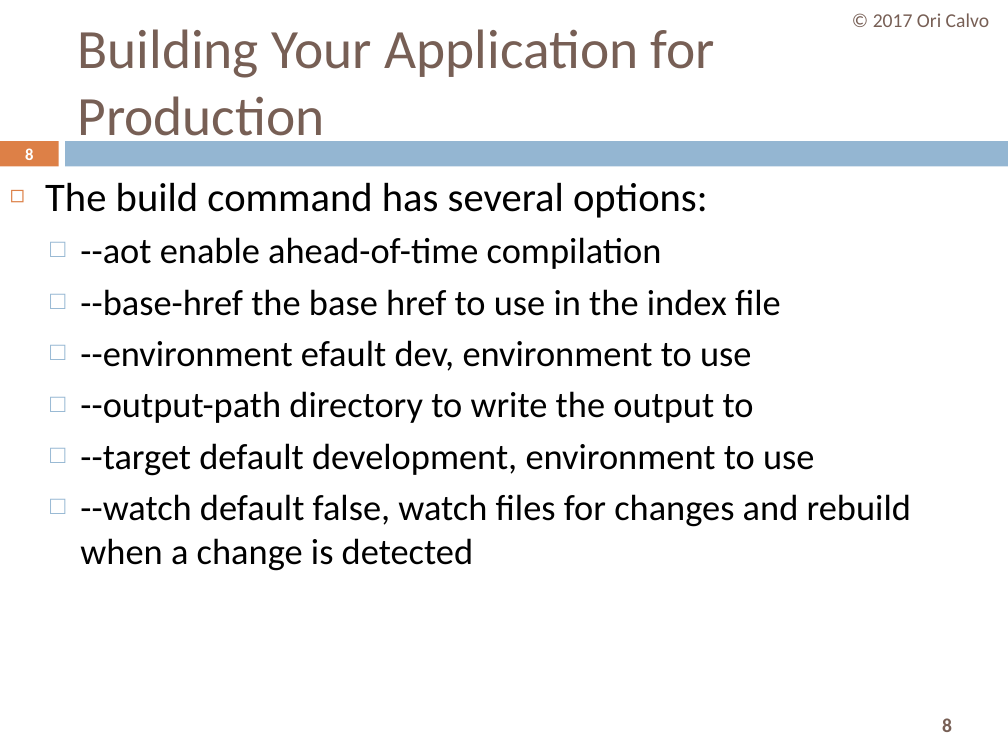
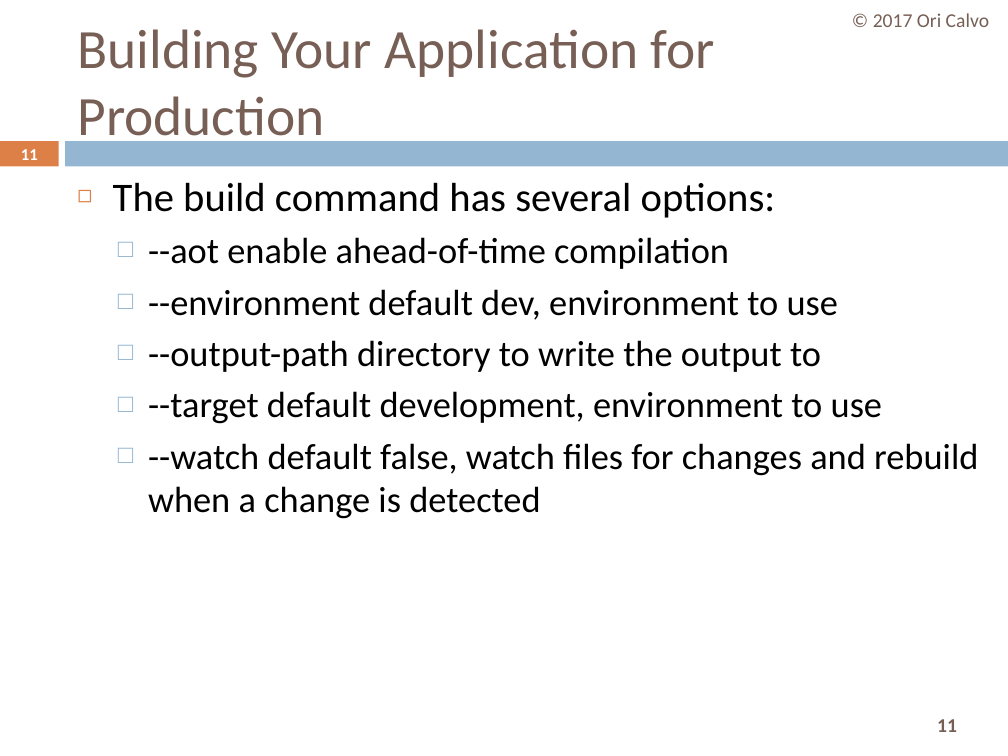
Before and after one commit to oricalvo/course-angular, a slide deck: slide 11 of PPTs/cli.pptx (slide 8 before the commit). Drawn at 1008x756 pixels with LibreOffice and Linux fonts; fonts in the diff are those of the drawing. Boxes give left, top, right and bottom in pixels: in the first picture for what was removed or moved away, otherwise in the second. Text is boxed around its words. In the diff, an @@ line names an element or a change of style, - is before the commit and + after.

```diff
--- a/PPTs/cli.pptx
+++ b/PPTs/cli.pptx
@@ page number at (21, 149, 38, 160): text changed @@
-8
+11
@@ text "The build command has several ...": place and size @@
-text "The build command has several ..." at (45, 182, 911, 571)
+text "The build command has several ..." at (113, 182, 978, 519)
@@ text at (148, 289, 838, 320): text changed @@
-  □ --base-href the base href to use in the index file
-  □ --environment efault dev, environment to use
+  □ --environment default dev, environment to use
@@ page number at (937, 719, 957, 732): text changed @@
-8
+11
```
Also in this commit, not shown: 16 other slides changed, 13 slides added, 1 slide removed.
